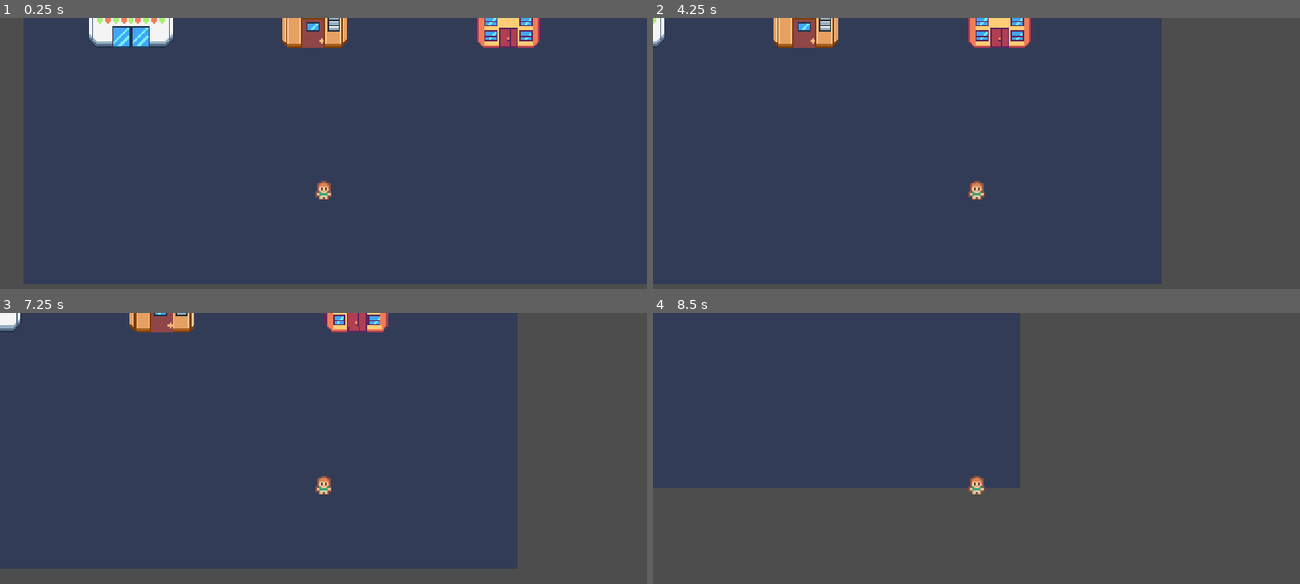
Above: before the commit, frames 1-4 (two rows, left to right).
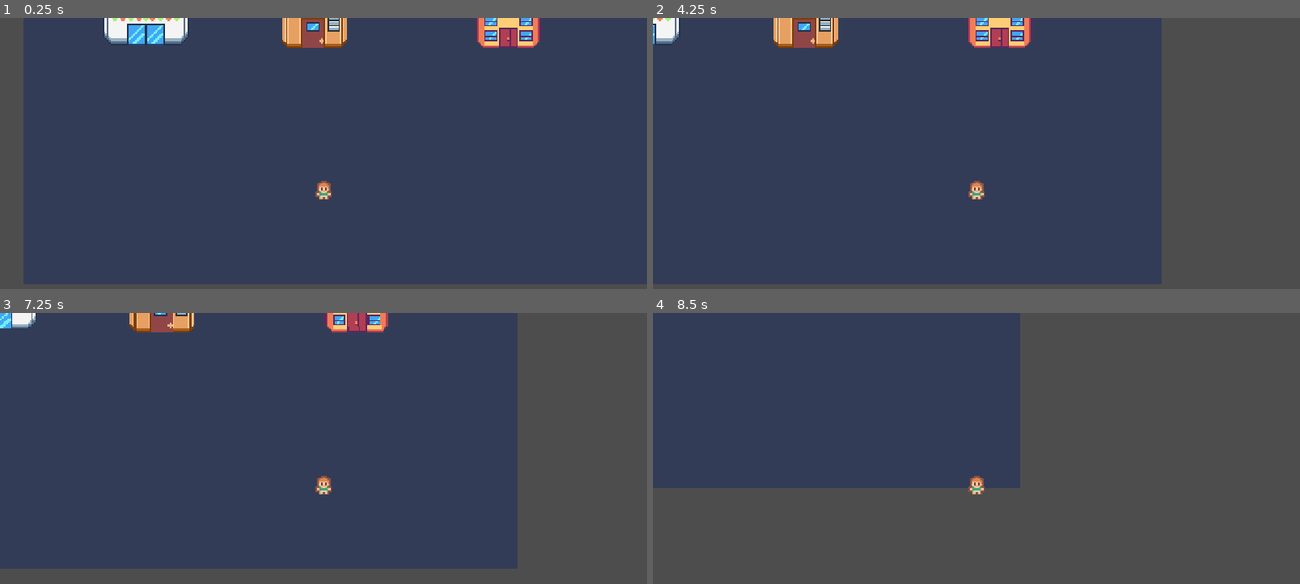
Above: after the commit, the same moments.

Repository: arahmaninov/test-street
Game: Godot game, scene res://scenes/main_scene.tscn
The game is run twice, just before and just after one commit, with the same random seed, the same clock (stepped at 60 frames per second) and the same inputs. The project has no main scene, so this scene is started directly.
Inputs:
- Up to frame 1 (0.25 s): no input
- Up to frame 2 (4.25 s): tap Enter at 0.5 s; hold Right (right) 0.53-1.28 s; hold Down (down) 1.28-2.03 s; hold Right (right) 2.03-2.78 s; hold Up (up) 2.78-3.53 s; hold Left (left) from 3.53 s (still down)
- Up to frame 3 (7.25 s): release Left (left) at 5.03 s; hold Down (down) 5.03-5.78 s; hold Right (right) 5.78-6.53 s; hold Up (up) from 6.53 s (still down)
- Up to frame 4 (8.5 s): release Up (up) at 7.28 s; hold Right (right) 7.28-8.03 s; hold Down (down) from 8.03 s (still down)

The runs differ from the first frame. In frame 1, 1.2% of the frame differs, in the area x 13-29%, y 0-11%; in frame 2, 0.3%; in frame 3, 0.3%; in frame 4, nothing differs.

Commit message:
add: shop scene

Diff:
--- a/scenes/player.tscn
+++ b/scenes/player.tscn
@@ -3,8 +3,8 @@
 [ext_resource type="Script" path="res://scripts/Player.gd" id="1_u3qea"]
 [ext_resource type="Texture2D" uid="uid://c5mxwsifklxdf" path="res://assets/player/down.png" id="2_8kssm"]
 
-[sub_resource type="RectangleShape2D" id="RectangleShape2D_xehaa"]
-size = Vector2(14, 16)
+[sub_resource type="CircleShape2D" id="CircleShape2D_knj5p"]
+radius = 4.12311
 
 [node name="Player" type="CharacterBody2D"]
 script = ExtResource("1_u3qea")
@@ -14,7 +14,7 @@
 texture = ExtResource("2_8kssm")
 
 [node name="CollisionShape2D" type="CollisionShape2D" parent="."]
-position = Vector2(0, -7)
-shape = SubResource("RectangleShape2D_xehaa")
+position = Vector2(0, -1)
+shape = SubResource("CircleShape2D_knj5p")
 
 [node name="Camera2D" type="Camera2D" parent="."]
--- /dev/null
+++ b/scenes/shop.tscn
@@ -0,0 +1,59 @@
+[gd_scene load_steps=8 format=3 uid="uid://d2t1j2kclwg16"]
+
+[ext_resource type="Texture2D" uid="uid://deoqhd0i3md73" path="res://assets/street_animations/shop/shop1.png" id="1_iwbyo"]
+[ext_resource type="Texture2D" uid="uid://dgqm51xxhbi2b" path="res://assets/street_animations/shop/shop2.png" id="2_vcrx1"]
+[ext_resource type="Texture2D" uid="uid://dvqxw0oib805q" path="res://assets/street_animations/shop/shop3.png" id="3_4akuf"]
+
+[sub_resource type="RectangleShape2D" id="RectangleShape2D_6djtm"]
+size = Vector2(62, 47)
+
+[sub_resource type="Animation" id="Animation_5mcol"]
+resource_name = "open"
+length = 0.6
+tracks/0/type = "value"
+tracks/0/imported = false
+tracks/0/enabled = true
+tracks/0/path = NodePath("Sprite2D:texture")
+tracks/0/interp = 1
+tracks/0/loop_wrap = true
+tracks/0/keys = {
+"times": PackedFloat32Array(0, 0.2, 0.4),
+"transitions": PackedFloat32Array(1, 1, 1),
+"update": 1,
+"values": [ExtResource("1_iwbyo"), ExtResource("2_vcrx1"), ExtResource("3_4akuf")]
+}
+
+[sub_resource type="Animation" id="Animation_3ac3t"]
+length = 0.001
+tracks/0/type = "value"
+tracks/0/imported = false
+tracks/0/enabled = true
+tracks/0/path = NodePath("Sprite2D:texture")
+tracks/0/interp = 1
+tracks/0/loop_wrap = true
+tracks/0/keys = {
+"times": PackedFloat32Array(0),
+"transitions": PackedFloat32Array(1),
+"update": 1,
+"values": [ExtResource("1_iwbyo")]
+}
+
+[sub_resource type="AnimationLibrary" id="AnimationLibrary_pv5l4"]
+_data = {
+"RESET": SubResource("Animation_3ac3t"),
+"open": SubResource("Animation_5mcol")
+}
+
+[node name="Shop" type="StaticBody2D"]
+
+[node name="Sprite2D" type="Sprite2D" parent="."]
+texture = ExtResource("1_iwbyo")
+
+[node name="CollisionShape2D" type="CollisionShape2D" parent="."]
+position = Vector2(0, 0.5)
+shape = SubResource("RectangleShape2D_6djtm")
+
+[node name="AnimationPlayer" type="AnimationPlayer" parent="."]
+libraries = {
+"": SubResource("AnimationLibrary_pv5l4")
+}
--- a/scenes/street.tscn
+++ b/scenes/street.tscn
@@ -1,6 +1,7 @@
-[gd_scene load_steps=4 format=3 uid="uid://dn6wvo3e2qvwk"]
+[gd_scene load_steps=5 format=3 uid="uid://dn6wvo3e2qvwk"]
 
 [ext_resource type="Texture2D" uid="uid://bhqnsx12tsukf" path="res://assets/street/CP_V1.0.4.png" id="1_7f13g"]
+[ext_resource type="PackedScene" uid="uid://d2t1j2kclwg16" path="res://scenes/shop.tscn" id="2_6umex"]
 
 [sub_resource type="TileSetAtlasSource" id="TileSetAtlasSource_jr6c8"]
 texture = ExtResource("1_7f13g")
@@ -614,4 +615,7 @@
 tile_set = SubResource("TileSet_ij4xj")
 format = 2
 layer_0/tile_data = PackedInt32Array(0, 196608, 38, 65536, 196608, 38, 65537, 196608, 38, 131073, 196608, 38, 131074, 1 …(9987 unchanged characters)…
-layer_1/tile_data = PackedInt32Array(196611, 65536, 11, 262147, 65536, 12, 327683, 65536, 13, 196612, 131072, 11, 262148, 131072, 12, 327684, 131072, 13, 196613, 196608, 11, 262149, 196608, 12, 327685, 196608, 13, 196614, 262144, 11, 262150, 262144, 12, 327686, 262144, 13, 196620, 1179648, 11, 262156, 1179648, 12, 32 …(324 unchanged characters)…
+layer_1/tile_data = PackedInt32Array(196620, 1179648, 11, 262156, 1179648, 12, 32 …(324 unchanged characters)…
+
+[node name="Shop" parent="." instance=ExtResource("2_6umex")]
+position = Vector2(92, 71)
Binary file added: assets/street_animations/shop/shop1.png
Not shown, added: assets/street_animations/shop/shop1.png.import
Binary file added: assets/street_animations/shop/shop2.png
Not shown, added: assets/street_animations/shop/shop2.png.import
Binary file added: assets/street_animations/shop/shop3.png
Not shown, added: assets/street_animations/shop/shop3.png.import
Binary file added: assets/street_animations/shop1.png
Not shown, added: assets/street_animations/shop1.png.import
